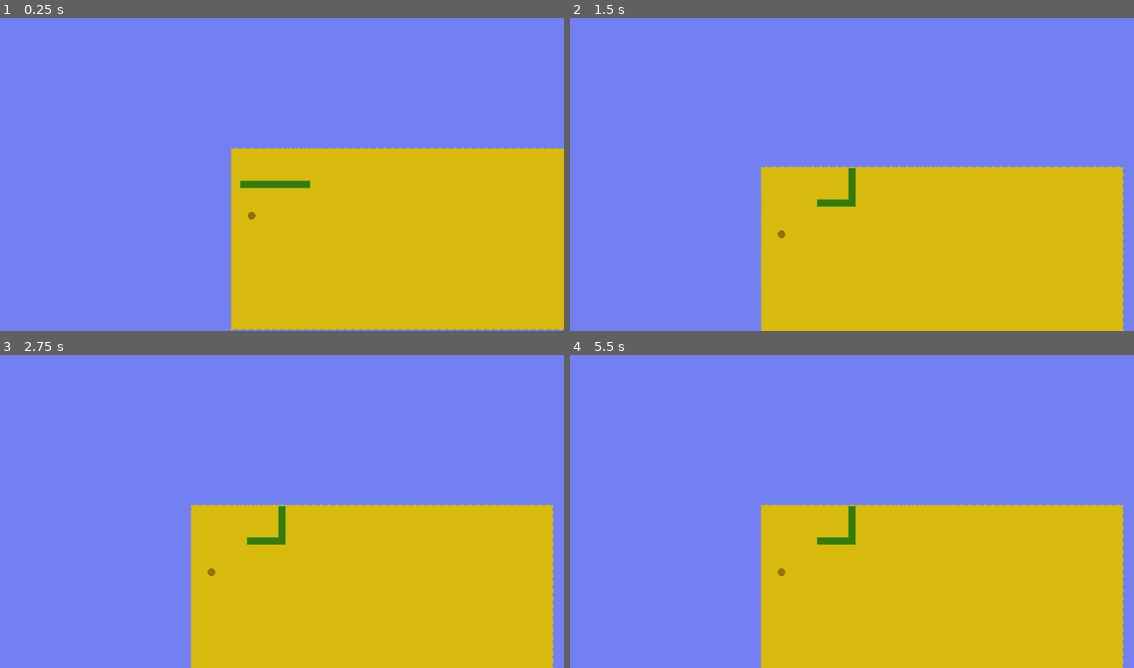
Above: before the commit, frames 1-4 (two rows, left to right).
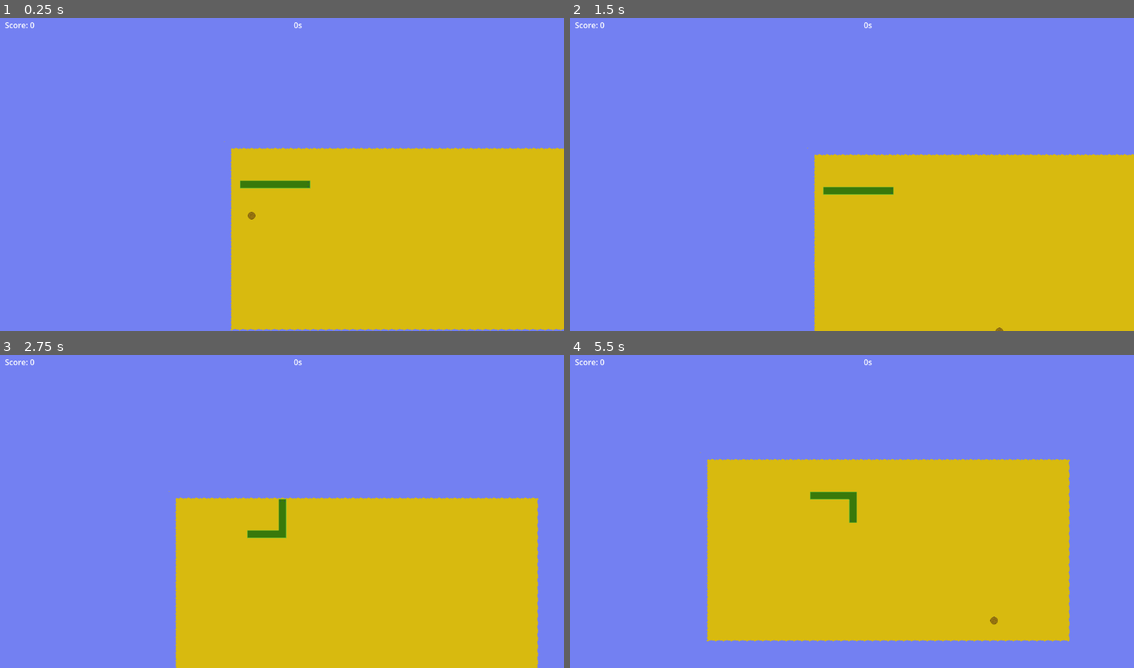
Above: after the commit, the same moments.

Repository: aligator/Snake-Ltd
Game: Godot game, scene res://Game.tscn
Same seed, same stepped clock (60 frames per second), same inputs: the game is played once before the commit and once after it.
Inputs (mouse positions are in pixels of both pictures, inside the frame that each line leads up to):
- Up to frame 1 (0.25 s): no input
- Up to frame 2 (1.5 s): hold Up (Up) 0.53-1.25 s; click (852, 183) at 1.25 s, where only the run after the commit has a clickable "Restart"
- Up to frame 3 (2.75 s): hold Up (Up) from 2.03 s (still down)
- Up to frame 4 (5.5 s): release Up (Up) at 2.78 s; hold Left (Left) 2.78-3.5 s; click (852, 520) at 3.5 s, where only the run after the commit has a clickable "Restart"; hold Left (Left) 4.28-5.03 s; hold Down (Down) from 5.03 s (still down)

The runs differ from the first frame. In frame 1, less than 0.1% of the frame differs, in the area x 0-54%, y 1-4%; in frame 2, 9.1%; in frame 3, 4.9%; in frame 4, 24%, in the area x 0-99%, y 1-100%.

Commit message:
Restart button

Diff:
--- a/Game.gd
+++ b/Game.gd
@@ -124,6 +124,7 @@
 # Called every frame. 'delta' is the elapsed time since the previous frame.
 func _process(delta):
 	if dead:
+		get_tree().change_scene_to_file("res://Menu.tscn")
 		return
 
 	_shrink()
--- a/Game.tscn
+++ b/Game.tscn
@@ -1,8 +1,9 @@
-[gd_scene load_steps=7 format=3 uid="uid://bifknsuvo4qf3"]
+[gd_scene load_steps=8 format=3 uid="uid://bifknsuvo4qf3"]
 
 [ext_resource type="Texture2D" uid="uid://cvnbjhktmrhhw" path="res://assets/map.png" id="1_3kxn6"]
 [ext_resource type="Script" path="res://Game.gd" id="1_xa5w2"]
 [ext_resource type="Texture2D" uid="uid://dau27rcsjqh4y" path="res://assets/snake.png" id="3_seuef"]
+[ext_resource type="PackedScene" uid="uid://d2x03p1vxldpy" path="res://UI.tscn" id="4_ycnx3"]
 
 [sub_resource type="TileSetAtlasSource" id="TileSetAtlasSource_oecin"]
 texture = ExtResource("1_3kxn6")
@@ -110,4 +111,12 @@
 wait_time = 10.0
 autostart = true
 
+[node name="UI" parent="." instance=ExtResource("4_ycnx3")]
+anchors_preset = 0
+anchor_right = 0.0
+anchor_bottom = 0.0
+grow_horizontal = 1
+grow_vertical = 1
+size_flags_horizontal = 3
+
 [connection signal="timeout" from="ShrinkTimer" to="." method="_on_shrink_timer_timeout"]
--- /dev/null
+++ b/Menu.tscn
@@ -0,0 +1,40 @@
+[gd_scene load_steps=2 format=3 uid="uid://gd061jtji0gv"]
+
+[sub_resource type="GDScript" id="GDScript_ejh3k"]
+script/source = "extends Button
+
+func _on_pressed():
+	get_tree().change_scene_to_file(\"res://Game.tscn\")
+	pass # Replace with function body.
+"
+
+[node name="Menu" type="Control"]
+layout_mode = 3
+anchors_preset = 15
+anchor_right = 1.0
+anchor_bottom = 1.0
+grow_horizontal = 2
+grow_vertical = 2
+
+[node name="DeadScreen" type="CenterContainer" parent="."]
+layout_mode = 1
+anchors_preset = 15
+anchor_right = 1.0
+anchor_bottom = 1.0
+grow_horizontal = 2
+grow_vertical = 2
+
+[node name="VBoxContainer" type="VBoxContainer" parent="DeadScreen"]
+layout_mode = 2
+
+[node name="Dead" type="Label" parent="DeadScreen/VBoxContainer"]
+layout_mode = 2
+theme_type_variation = &"HeaderLarge"
+text = "You lost!"
+
+[node name="Restart" type="Button" parent="DeadScreen/VBoxContainer"]
+layout_mode = 2
+text = "Restart"
+script = SubResource("GDScript_ejh3k")
+
+[connection signal="pressed" from="DeadScreen/VBoxContainer/Restart" to="DeadScreen/VBoxContainer/Restart" method="_on_pressed"]
--- /dev/null
+++ b/UI.tscn
@@ -0,0 +1,28 @@
+[gd_scene format=3 uid="uid://d2x03p1vxldpy"]
+
+[node name="UI" type="CanvasLayer"]
+
+[node name="MarginContainer" type="MarginContainer" parent="."]
+anchors_preset = 10
+anchor_right = 1.0
+offset_bottom = 26.0
+grow_horizontal = 2
+theme_override_constants/margin_left = 10
+theme_override_constants/margin_top = 10
+theme_override_constants/margin_right = 10
+theme_override_constants/margin_bottom = 10
+
+[node name="Container" type="HBoxContainer" parent="MarginContainer"]
+layout_mode = 2
+
+[node name="Label" type="Label" parent="MarginContainer/Container"]
+layout_mode = 2
+text = "Score: 0"
+
+[node name="CenterContainer" type="CenterContainer" parent="MarginContainer/Container"]
+layout_mode = 2
+size_flags_horizontal = 3
+
+[node name="Timer" type="Label" parent="MarginContainer/Container/CenterContainer"]
+layout_mode = 2
+text = "0s"
